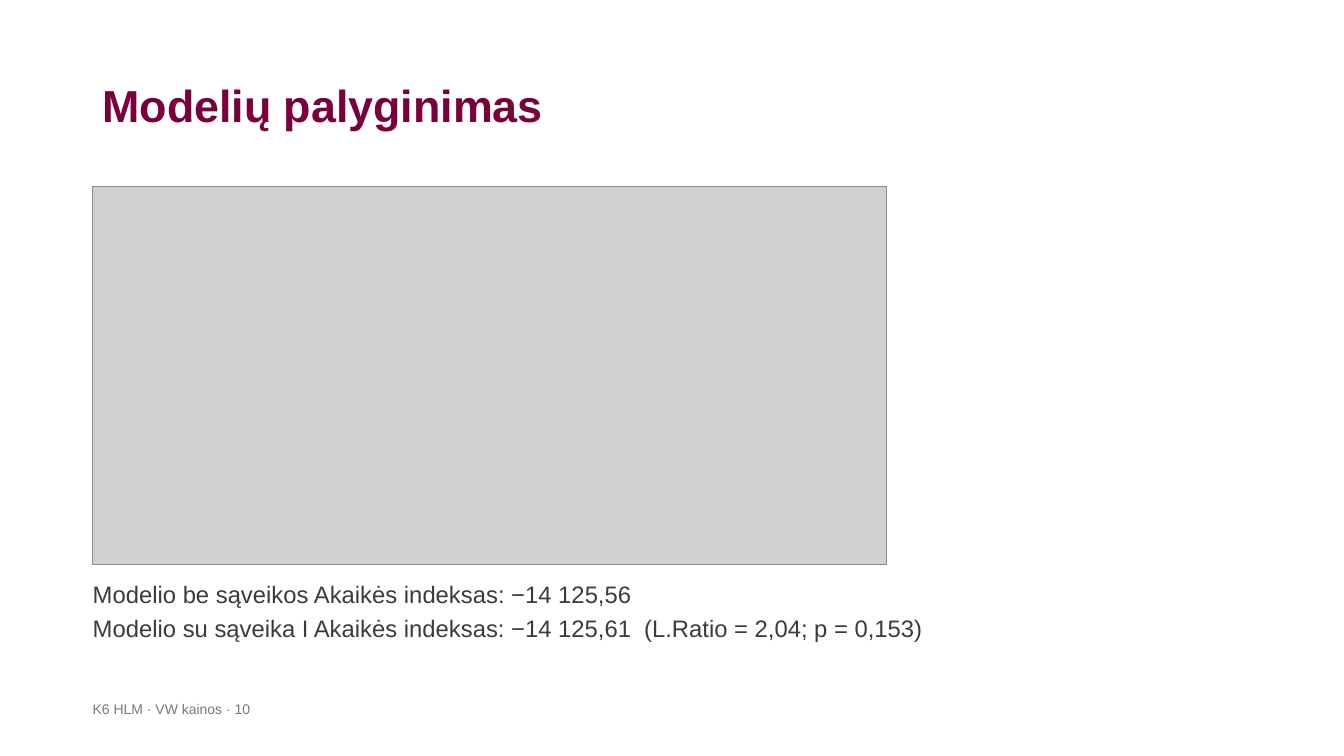
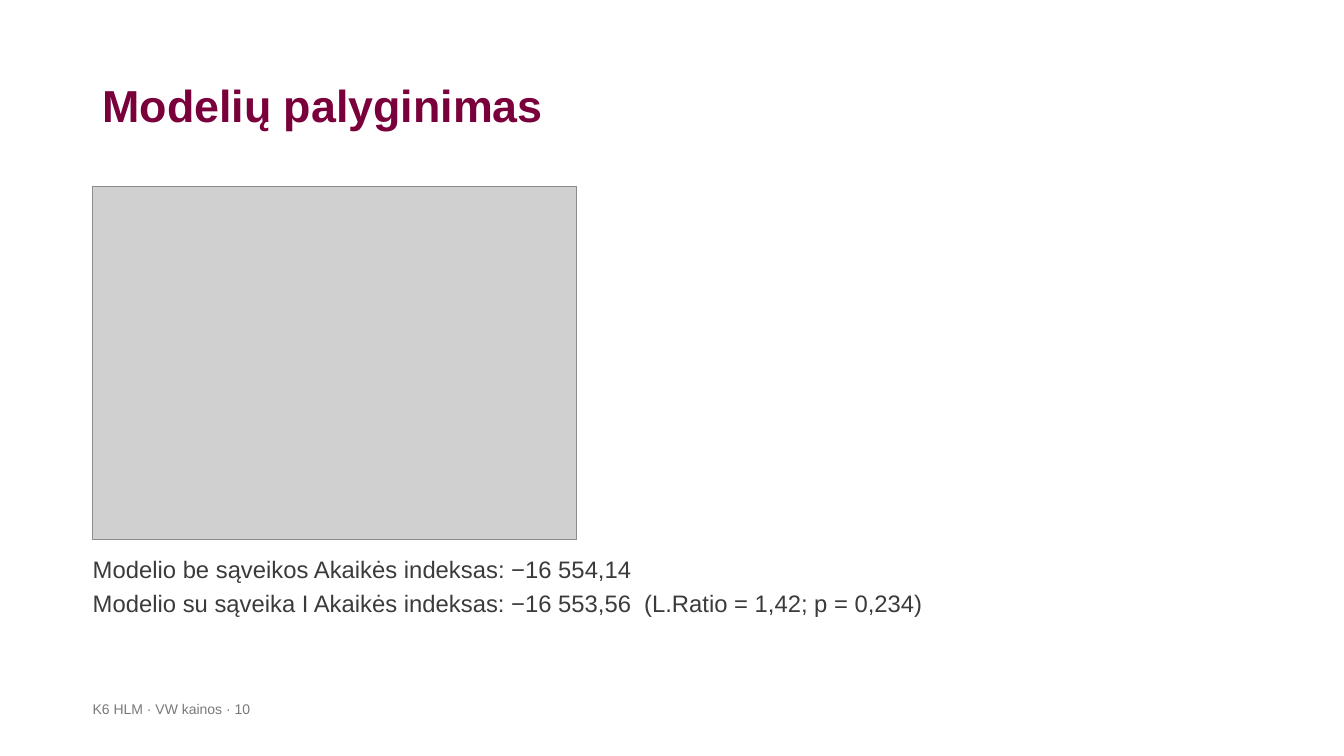
Before and after one commit to LidijaPu/K6, a slide deck: slide 10 of K6_HLM_VW_pristatymas-2.pptx. Drawn at 1344x756 pixels with LibreOffice and Linux fonts; fonts in the diff are those of the drawing; grey boxes stand for pictures; background and template pictures are left out. Boxes give left, top, right and bottom in pixels: in the first picture for what was removed or moved away, otherwise in the second. Text is boxed around its words. In the diff, an @@ line names an element or a change of style, - is before the commit and + after.

```diff
--- a/K6_HLM_VW_pristatymas-2.pptx
+++ b/K6_HLM_VW_pristatymas-2.pptx
@@ picture: place and size @@
-picture at [93, 187, 886, 565]
+picture at [93, 187, 576, 539]
@@ text at [93, 560, 923, 617]: text changed @@
-Modelio be sąveikos Akaikės indeksas: −14 125,56
-Modelio su sąveika I Akaikės indeksas: −14 125,61 (L.Ratio = 2,04; p = 0,153)
+Modelio be sąveikos Akaikės indeksas: −16 554,14
+Modelio su sąveika I Akaikės indeksas: −16 553,56 (L.Ratio = 1,42; p = 0,234)
```
Also in this commit, not shown: 11 other slides changed, 2 slides removed, 4 other files.
